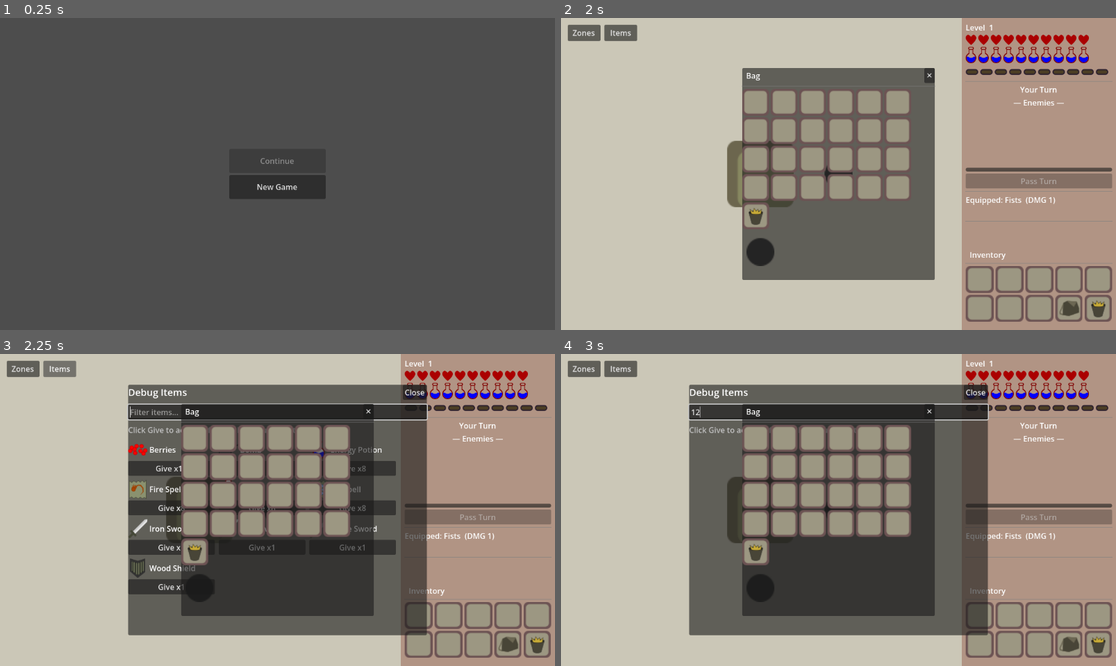
Above: before the commit, frames 1-4 (two rows, left to right).
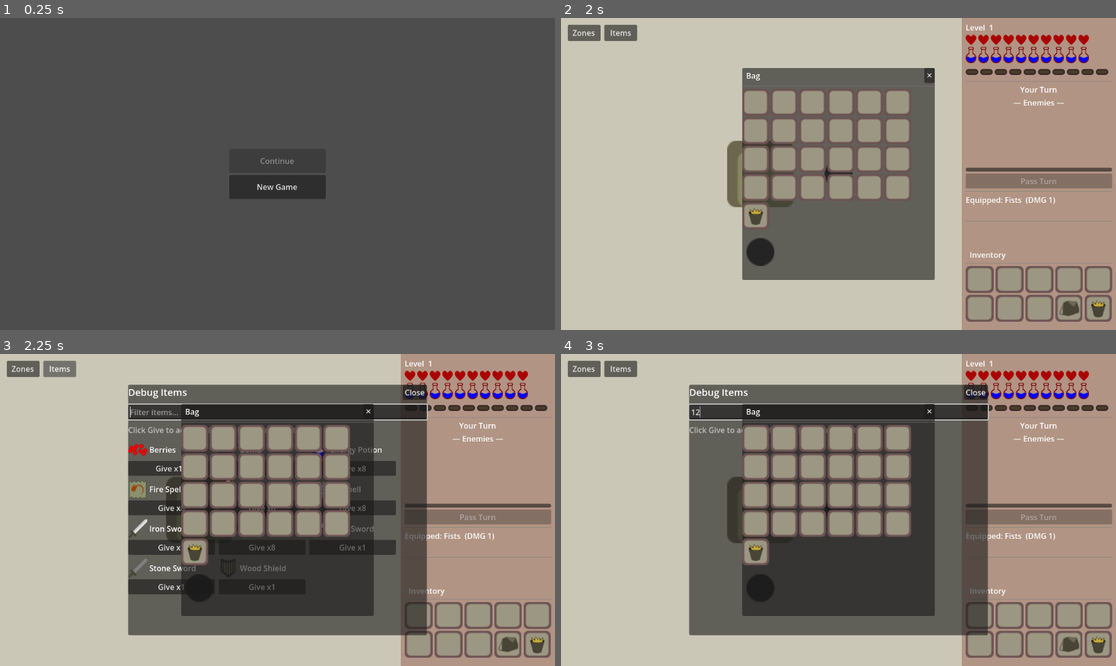
Above: after the commit, the same moments.

Repository: jiexdrop/run-reset
Game: Godot game, scene res://scenes/init.tscn
Same seed, same stepped clock (60 frames per second), same inputs: the game is played once before the commit and once after it.
Inputs (mouse positions are in pixels of both pictures, inside the frame that each line leads up to):
- Up to frame 1 (0.25 s): no input
- Up to frame 2 (2 s): click "New Game" at 0.5 s; click (1071, 308) at 1.25 s
- Up to frame 3 (2.25 s): click "Items" at 2 s
- Up to frame 4 (3 s): click (838, 413) at 2.77 s; type "12" at 2.85 s

Frames 1-2 are identical in both runs. In frame 3, 0.3% of the frame differs, in the area x 23-68%, y 53-76%; in frame 4, nothing differs.

Commit message:
Cistronia changes

Diff:
--- a/autoloads/game_state.gd
+++ b/autoloads/game_state.gd
@@ -14,6 +14,7 @@
 	"max_energy":   10,
 	"poison_turns": 0,
 	"frozen_turns": 0,
+	"electrified_turns": 0,
 }
 var zone: String = "default"
 var zone_stage: int = 1
--- a/autoloads/item_registry.gd
+++ b/autoloads/item_registry.gd
@@ -62,6 +62,15 @@
 		"max_stack": 8,
 		"type": "consumable",
 		"energy_amount": 6,
+	},
+	"lemon": {
+		"name": "Lemon",
+		"icon": preload("res://assets/items/lemon.png"),
+		"desc": "A sour cistronian lemon. Restores 6 energy and electrifies you for 5 turns — needed to finish foes in Cistronia.",
+		"max_stack": 8,
+		"type": "consumable",
+		"energy_amount": 6,
+		"electrified_turns": 5,
 	},
 
 	# ── Swords ────────────────────────────────────────────────────────────────
@@ -190,6 +199,11 @@
 func get_energy_amount(item_key: String) -> int:
 	if _items.has(item_key):
 		return _items[item_key].get("energy_amount", 0)
+	return 0
+
+func get_electrified_turns(item_key: String) -> int:
+	if _items.has(item_key):
+		return _items[item_key].get("electrified_turns", 0)
 	return 0
 
 func get_attack_type(item_key: String) -> String:
--- a/autoloads/mob_registry.gd
+++ b/autoloads/mob_registry.gd
@@ -252,8 +252,9 @@
 	skeleton.xp_reward  = 2
 	skeleton.attacks    = [bone_slash, splinter] as Array[MobAttackData]
 	skeleton.loot_table = [
-		{ "item_key": "health_potion", "chance": 0.32, "min": 1, "max": 1 },
-		{ "item_key": "energy_potion", "chance": 0.32, "min": 1, "max": 1 },
+		{ "item_key": "lemon", "chance": 0.45, "min": 1, "max": 1 },
+		{ "item_key": "health_potion", "chance": 0.15, "min": 1, "max": 1 },
+		{ "item_key": "energy_potion", "chance": 0.15, "min": 1, "max": 1 },
 	] as Array[Dictionary]
 	_registry["skeleton"] = skeleton
 
@@ -276,7 +277,8 @@
 	raptor_skeleton.attacks    = [fossil_bite, talon_rend] as Array[MobAttackData]
 	raptor_skeleton.resistances = {"physical": 0.5}
 	raptor_skeleton.loot_table  = [
-		{ "item_key": "health_potion", "chance": 1.0, "min": 1, "max": 1 },
+		{ "item_key": "lemon", "chance": 1.0, "min": 1, "max": 2 },
+		{ "item_key": "health_potion", "chance": 0.3, "min": 1, "max": 1 },
 		{ "item_key": "energy_potion", "chance": 0.3, "min": 1, "max": 1 },
 	] as Array[Dictionary]
 	_registry["raptor_skeleton"] = raptor_skeleton
--- a/autoloads/save_manager.gd
+++ b/autoloads/save_manager.gd
@@ -47,6 +47,7 @@
 		"max_energy": 10,
 		"poison_turns": 0,
 		"frozen_turns": 0,
+		"electrified_turns": 0,
 	}
 	GameState.zone       = "default"
 	GameState.zone_stage = 1
--- a/autoloads/zone_registry.gd
+++ b/autoloads/zone_registry.gd
@@ -38,6 +38,12 @@
 	return _registry.get(zone, _registry[DEFAULT_ZONE]).get("bg_color", Color(0.796, 0.781, 0.718))
 
 
+## Ground-item pool per zone. Regular zones drop the standard survival kit;
+## Cistronia drops only lemons (berry bushes still spawn there separately).
+func get_ground_items(zone: String) -> Array:
+	return _registry.get(zone, _registry[DEFAULT_ZONE]).get("ground_items", [])
+
+
 ## Returns zone ids eligible for random selection when starting a new cycle.
 ## exclude_default = true skips "default" (used for floor 4+ picks).
 func get_zone_ids(exclude_default: bool = false) -> Array:
@@ -59,6 +65,7 @@
 		"mob_pool": ["spider", "rat"],
 		"boss": "",
 		"bg_color": Color(0.796, 0.781, 0.718, 1.0),
+		"ground_items": ["bomb", "wood_shield", "health_potion", "energy_potion"],
 	}
 
 	_registry["desert"] = {
@@ -68,6 +75,7 @@
 		"mob_pool": ["cactus", "sandipper"],
 		"boss": "",
 		"bg_color": Color(0.93, 0.80, 0.55, 1.0),
+		"ground_items": ["bomb", "wood_shield", "health_potion", "energy_potion"],
 	}
 
 	_registry["ribera"] = {
@@ -78,6 +86,7 @@
 		"mob_pool": ["frozelin"],
 		"boss": "glaciarch",
 		"bg_color": Color(0.75, 0.88, 0.95, 1.0),
+		"ground_items": ["bomb", "wood_shield", "health_potion", "energy_potion"],
 	}
 
 	_registry["pikoterra"] = {
@@ -87,6 +96,7 @@
 		"mob_pool": ["pikonaut"],
 		"boss": "gomelin",
 		"bg_color": Color(0.922, 0.719, 0.578, 1.0),
+		"ground_items": ["bomb", "wood_shield", "health_potion", "energy_potion"],
 	}
 
 	_registry["evergreen"] = {
@@ -96,6 +106,7 @@
 		"mob_pool": ["kaze_shroom"],
 		"boss": "sapguard",
 		"bg_color": Color(0.72, 0.80, 0.55, 1.0),
+		"ground_items": ["bomb", "wood_shield", "health_potion", "energy_potion"],
 	}
 
 	_registry["cistronia"] = {
@@ -105,4 +116,5 @@
 		"mob_pool": ["skeleton"],
 		"boss": "raptor_skeleton",
 		"bg_color": Color("7a8794ff"),
+		"ground_items": ["lemon"],
 	}
--- a/scenes/combat_ui.gd
+++ b/scenes/combat_ui.gd
@@ -8,6 +8,7 @@
 const EXP_EMPTY    = preload("res://assets/ui/exp_empty.png")
 const POISON_ICON        = preload("res://assets/ui/poison.png")
 const FROZEN_ICON        = preload("res://assets/ui/frozen.png")
+const ELECTRIFIED_ICON   = preload("res://assets/ui/energy_full.png")
 const HEART_FULL_POISON  = preload("res://assets/ui/heart_full_poison.png")
 const HEART_EMPTY_POISON = preload("res://assets/ui/heart_empty_poison.png")
 
@@ -99,13 +100,17 @@
 func _update_effect_badge(p: Dictionary) -> void:
 	var frozen_turns = p.get("frozen_turns", 0)
 	var poison_turns = p.get("poison_turns", 0)
-	effect_badge.visible = frozen_turns > 0 or poison_turns > 0
+	var electrified_turns = p.get("electrified_turns", 0)
+	effect_badge.visible = frozen_turns > 0 or poison_turns > 0 or electrified_turns > 0
 	if frozen_turns > 0:
 		effect_icon.texture = FROZEN_ICON
 		effect_label.text = "FRZ x%d" % frozen_turns
 	elif poison_turns > 0:
 		effect_icon.texture = POISON_ICON
 		effect_label.text = "PSN x%d" % poison_turns
+	elif electrified_turns > 0:
+		effect_icon.texture = ELECTRIFIED_ICON
+		effect_label.text = "ELC x%d" % electrified_turns
 
 
 func add_mob_to_combat(mob_idx: int) -> void:
@@ -280,6 +285,28 @@
 	return -1
 
 
+## Cistronia rule: skeletons can only be finished while the player is
+## Electrified (granted by eating a lemon). Without it, lethal damage stops
+## at 1 HP — the enemy clings to unlife.
+func _is_electrified() -> bool:
+	return int(GameState.player.get("electrified_turns", 0)) > 0
+
+
+func _guard_cistronia_lethal(hp_after_hit: int) -> int:
+	if hp_after_hit <= 0 and GameState.zone == "cistronia" and not _is_electrified():
+		return 1
+	return hp_after_hit
+
+
+func _tick_electrified(p: Dictionary) -> String:
+	if int(p.get("electrified_turns", 0)) <= 0:
+		return ""
+	p["electrified_turns"] = max(0, int(p.get("electrified_turns", 0)) - 1)
+	if int(p.get("electrified_turns", 0)) == 0:
+		return " The current leaves your body."
+	return ""
+
+
 func _do_player_attack(mob_id: int, atk_override: Dictionary = {}) -> void:
 	var atk = atk_override if not atk_override.is_empty() else _get_equipped_attack()
 	var type_data = ItemRegistry.get_attack_type_data(atk.attack_type)
@@ -309,11 +336,16 @@
 
 	_attack_in_progress = true
 	var is_sword := String(atk.get("item_key", "")).ends_with("sword")
+	var cistronia_guard_hit := false
 	for i in range(hits):
 		var mob = GameState.monsters[mob_id]
 		if mob.get("hp", 0) <= 0:
 			break
-		mob["hp"] = max(0, mob.get("hp", 0) - dmg_per_hit)
+		var hp_after = max(0, mob.get("hp", 0) - dmg_per_hit)
+		var guarded = _guard_cistronia_lethal(hp_after)
+		if guarded != hp_after:
+			cistronia_guard_hit = true
+		mob["hp"] = guarded
 		GameState.monsters[mob_id] = mob
 
 		if is_sword:
@@ -357,6 +389,9 @@
 	mob = GameState.monsters[mob_id]
 	if mob.get("hp", 0) <= 0:
 		_on_mob_died(mob_id)
+	elif cistronia_guard_hit:
+		_log("%s clings to unlife at 1 HP — eat a lemon to become Electrified and finish it!" % mob.get("name", "Mob"))
+		on_player_moved()
 	elif mob.get("burrowed", false):
 		pass   # underground — sits out this attack; _run_mob_turn_sequence
 			   # (triggered by the player's next move) will consume _skip_next_turn
@@ -544,6 +579,7 @@
 			if p["frozen_turns"] == 0:
 				InventoryState.thaw_all_slots()
 				msg += " Your inventory thaws."
+		msg += _tick_electrified(p)
 
 		GameState.player = p
 		GameState.mark_dirty()
@@ -607,6 +643,7 @@
 		if p["frozen_turns"] == 0:
 			InventoryState.thaw_all_slots()
 			msg += " Your inventory thaws."
+	msg += _tick_electrified(p)
 
 	GameState.player = p
 	GameState.mark_dirty()
@@ -853,6 +890,18 @@
 		SaveManager.save()
 		refresh_stats()
 		_log("You drink an Energy Potion and restore %d energy." % ItemRegistry.get_energy_amount(item_key))
+		return
+
+	if item_key == "lemon":
+		var p = GameState.player
+		p["energy"] = min(p.get("energy", 0) + ItemRegistry.get_energy_amount(item_key), p.get("max_energy", 10))
+		p["electrified_turns"] = ItemRegistry.get_electrified_turns(item_key)
+		GameState.player = p
+		InventoryState.consume_hotbar_item(index)
+		GameState.mark_dirty()
+		SaveManager.save()
+		refresh_stats()
+		_log("You bite a lemon — sour current courses through you! Restored %d energy, Electrified for %d turns. You can now finish foes in Cistronia." % [ItemRegistry.get_energy_amount(item_key), ItemRegistry.get_electrified_turns(item_key)])
 		return
 
 func _on_bag_opened() -> void:
@@ -1071,7 +1120,7 @@
 	if mob.get("hp", 0) <= 0:
 		return
 
-	mob["hp"] = max(0, mob.get("hp", 0) - dmg)
+	mob["hp"] = _guard_cistronia_lethal(max(0, mob.get("hp", 0) - dmg))
 	GameState.monsters[mob_id] = mob
 
 	_spawn_attack_effect(mob_id, ItemRegistry.get_attack_type_data("bomb_throw"))
@@ -1087,7 +1136,10 @@
 		_apply_retaliatory_explosion(mob_id, retaliation)
 		return
 
-	_log("The bomb goes off — %s takes %d damage!" % [mob.get("name", "Mob"), dmg])
+	if mob["hp"] == 1 and GameState.zone == "cistronia" and not _is_electrified():
+		_log("The bomb goes off — %s clings to unlife at 1 HP! Eat a lemon to become Electrified." % mob.get("name", "Mob"))
+	else:
+		_log("The bomb goes off — %s takes %d damage!" % [mob.get("name", "Mob"), dmg])
 
 	if mob["hp"] <= 0:
 		_on_mob_died(mob_id)
--- a/scenes/game.gd
+++ b/scenes/game.gd
@@ -3,7 +3,7 @@
 const TILE = preload("uid://ceosbosrytods")
 const BUSH = preload("res://scenes/bush.tscn")
 const GROUND_ITEM = preload("res://scenes/ground_item.tscn")
-const GROUND_ITEM_KEYS: Array[String] = ["bomb", "wood_shield", "health_potion", "energy_potion"]
+const DEFAULT_GROUND_ITEM_KEYS: Array[String] = ["bomb", "wood_shield", "health_potion", "energy_potion"]
 const GROUND_ITEM_SPAWN_CHANCE = 0.25
 const MAX_GROUND_ITEMS_PER_FLOOR = 4
 
@@ -220,8 +220,13 @@
 	if place_boss and not boss_candidates.is_empty():
 		boss_room_key = boss_candidates[rng.randi_range(0, boss_candidates.size() - 1)]
 
-	# Ground items can appear in every zone, but remain uncommon and are capped
-	# so a floor never becomes cluttered with pickups.
+	# Ground items are zone-specific (see ZoneRegistry.get_ground_items):
+	# regular zones drop the standard survival kit, Cistronia drops only
+	# lemons. Berry bushes spawn in every zone, including Cistronia.
+	# Items remain uncommon and are capped so a floor never gets cluttered.
+	var ground_item_pool: Array = ZoneRegistry.get_ground_items(GameState.zone)
+	if ground_item_pool.is_empty():
+		ground_item_pool = DEFAULT_GROUND_ITEM_KEYS
 	var ground_items_placed := 0
 	for key in _gen_floor:
 		var tile_type = _gen_floor[key]
@@ -252,7 +257,7 @@
 			"has_bush":       has_bush,
 			"bush_harvested": false,
 			"has_ground_item":   has_ground_item,
-			"item_key":          GROUND_ITEM_KEYS[rng.randi_range(0, GROUND_ITEM_KEYS.size() - 1)] if has_ground_item else "",
+			"item_key":          str(ground_item_pool[rng.randi_range(0, ground_item_pool.size() - 1)]) if has_ground_item else "",
 			"item_collected":    false,
 		}
 
Not shown, changed: assets/drawing.svg
Binary file added: assets/items/lemon.png
Not shown, added: assets/items/lemon.png.import
